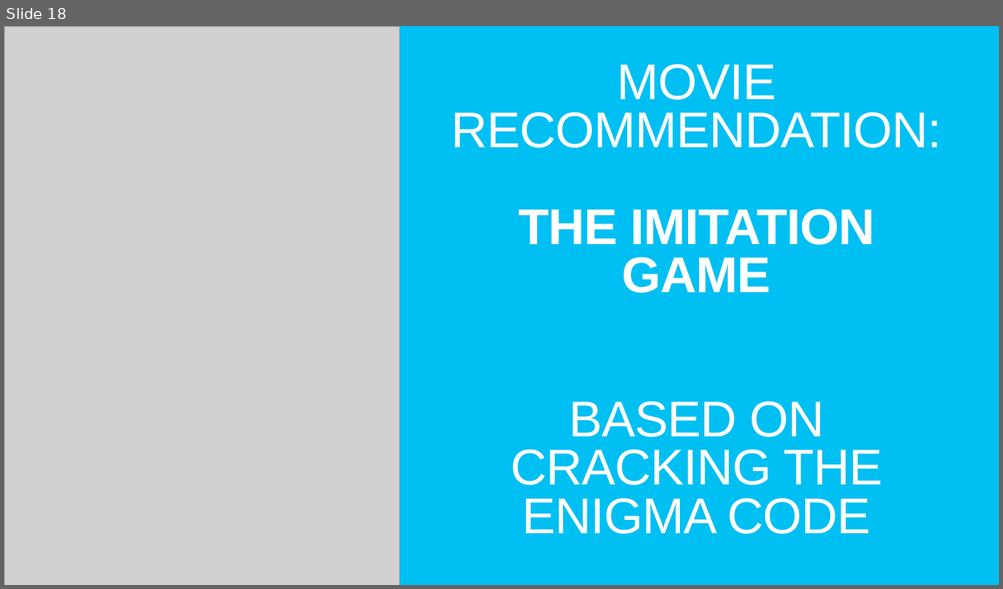
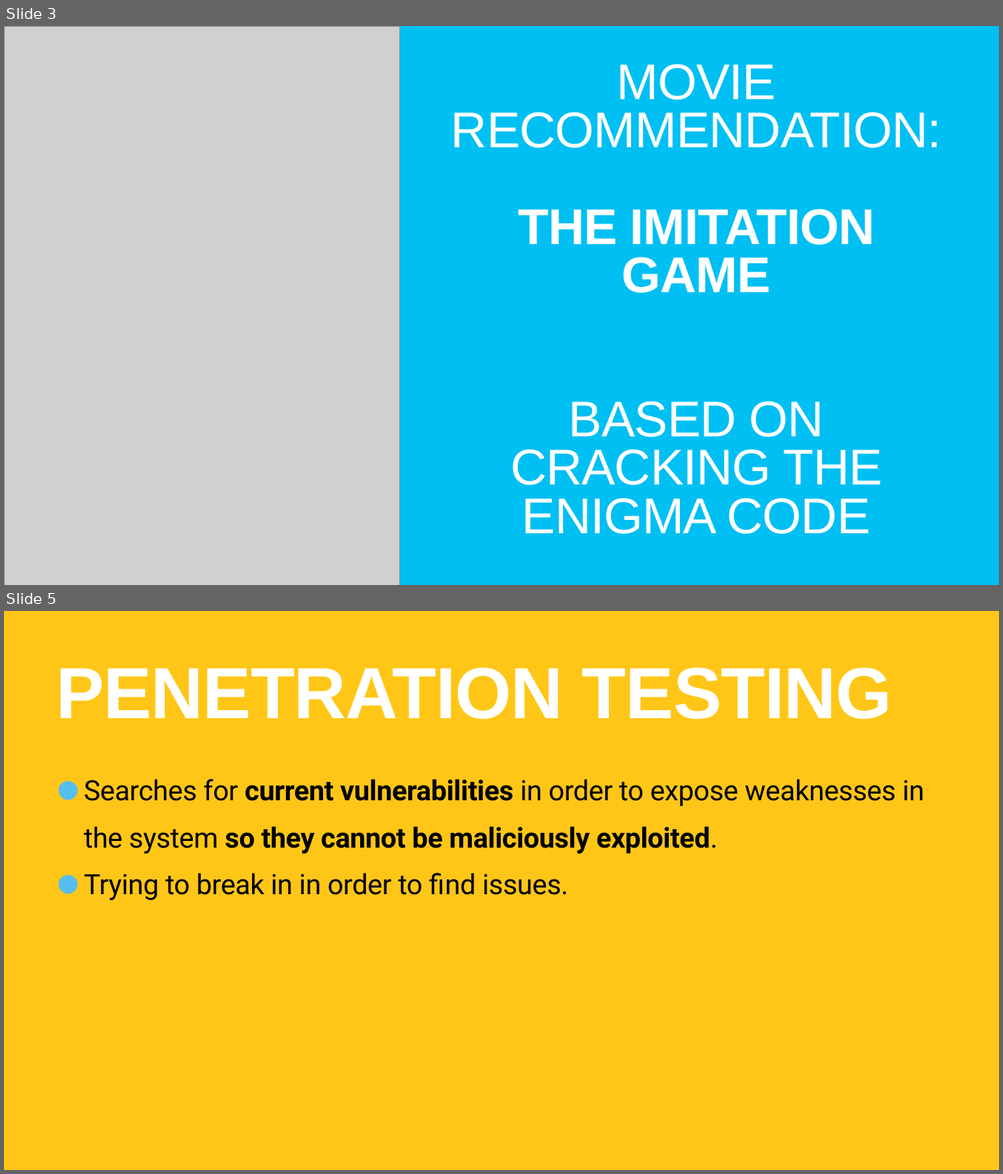
Before and after one commit to TommyWoodley/teaching, a slide deck: Y10/L3/L3.pptx. Shown one above the other, each under a label of ours: slide 18 before the commit, slides 3 and 5 after it; the slides between them are not shown. The pictures are 1003x589 and 1003x1174 pixels, drawn with LibreOffice and Linux fonts; fonts in the diff are those of the drawing; grey boxes stand for pictures. Boxes give left, top, right and bottom in pixels: in the first picture for what was removed or moved away, otherwise in the second. Text is boxed around its words. In the diff, an @@ line names an element or a change of style, - is before the commit and + after.

```diff
--- a/Y10/L3/L3.pptx
+++ b/Y10/L3/L3.pptx
@@ slide 5 added at (4,611,999,1170), background #FFC617 @@
@@ title added at (56,667,892,719), 140 pt, text #FFFFFF, bold @@
+PENETRATION TESTING
@@ text added at (84,779,925,900), 54 pt, text #000000 @@
+• Searches for current vulnerabilities in order to expose weaknesses in the system so they cannot be maliciously exploited.
+• Trying to break in in order to find issues.
@@ what was slide 18 is now slide 3 @@
```
Also in this commit, not shown: 2 slides changed, 10 other slides added, 16 slides removed, 1 other file.
